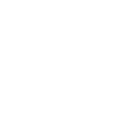
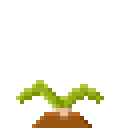
Layered file, before and after one edit (128 x 128). Changes by layer:
showed "9" over [16, 80, 104, 128]
